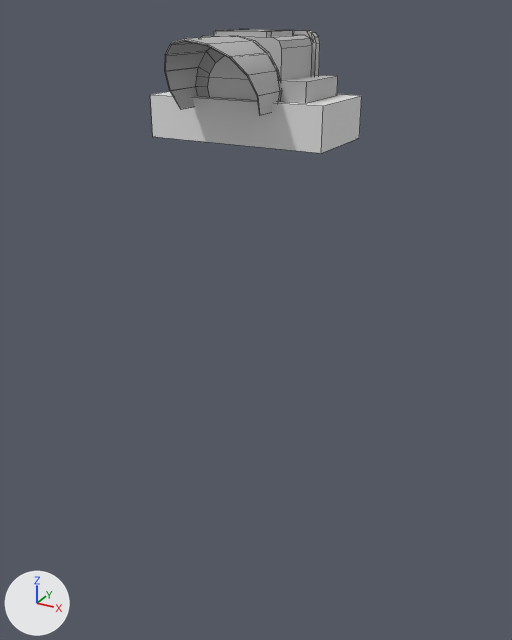
The Blender file assets/mtrsteamloco/eyecandies/signal_lighta/main.blend as it was, and as the next commit left it.
Before and after are seen from a 50 mm camera at (0.775, -1.379, 0.152) aimed at (0.021, -0.009, -0.533). Arrows for +X, +Y and +Z are at lower left; the lights stay in place. Mesh edges are drawn as thin lines.

The first picture shows 'd', 'l', 'z'.
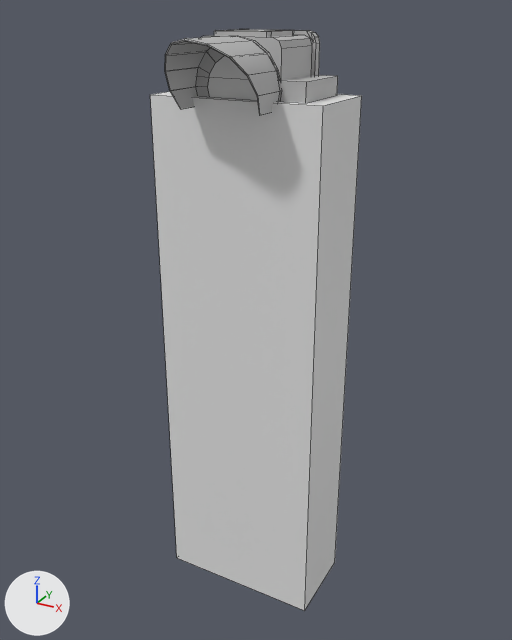
Diff of the bpy script that builds the scene:
```diff
--- a/assets/mtrsteamloco/eyecandies/signal_lighta/main.blend.py
+++ b/assets/mtrsteamloco/eyecandies/signal_lighta/main.blend.py
@@ me_立方体_001 @@
 me_立方体_001.from_pydata(...)  # 32 vertices, 22 faces; spans x -0.205..0.205, y -0.075..0.13, z -0.11..0.11
 # used by ob_z; location = (0.0, 0.0, 0.0)
 # before: 24 (-0.205, -0.075, -0.11) at pixel (152, 136), 26 (-0.205, 0.13, -0.11), 28 (0.205, -0.075, -0.11) at pixel (321, 153), 30 (0.205, 0.13, -0.11) at pixel (359, 138)
+# me_立方体_001 part 1
+for i in [24, 26, 28, 30]: me_立方体_001.vertices[i].co += Vector((0.0, 0.0, -1.2))
 me_立方体_001.materials.append(mat_c)
```

Location of each change, [x1, y1, x2, y2] in pixels of the pictures (512 x 640 px; the box of a moved part takes in the faces that stretch with it):
'z', reshaped (366% taller)
    before: [150, 29, 362, 153]
    after: [150, 29, 362, 611]
part 1 of me_立方体_001, moved or reshaped
    before: [152, 122, 359, 153]
    after: [152, 122, 359, 611]
